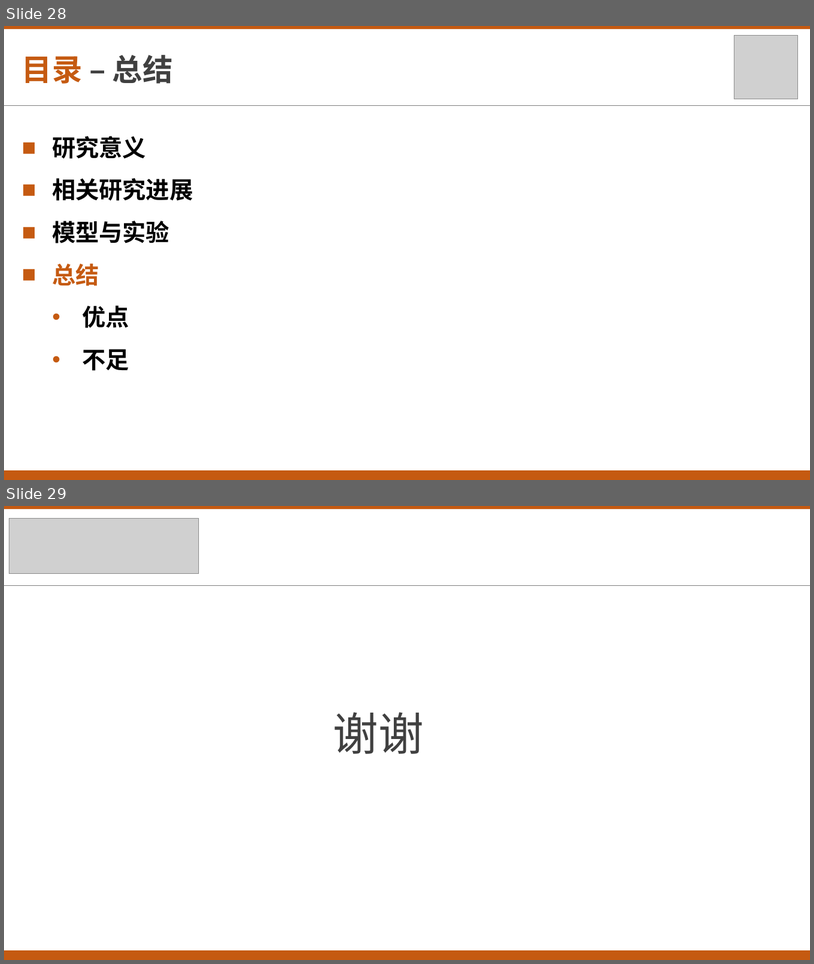
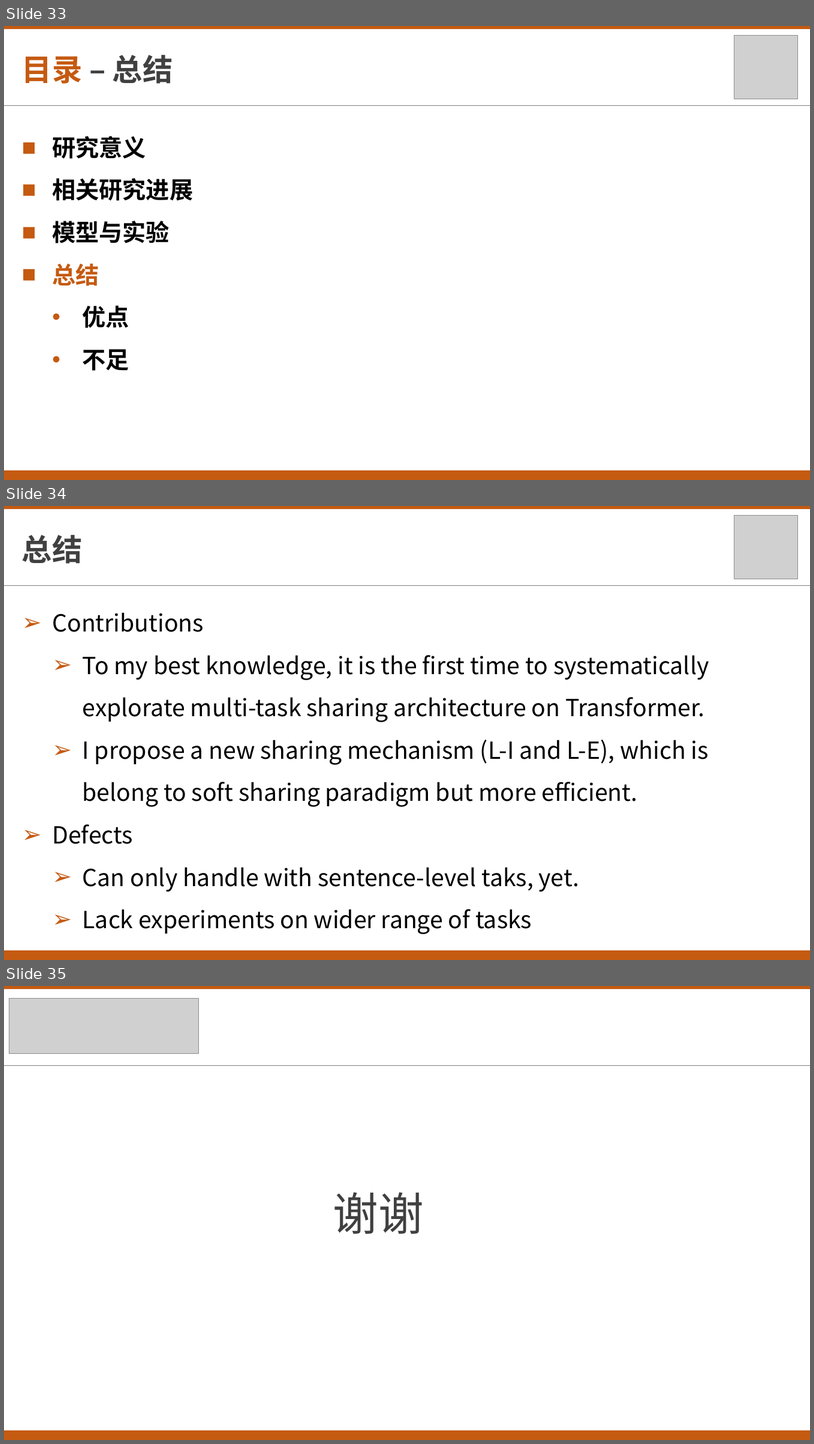
Before and after one commit to txsun1997/Bachelor-Thesis-XDU, a slide deck: materials/毕业设计答辩.pptx. Shown one above the other, each under a label of ours: slides 28 and 29 before the commit, slides 33, 34 and 35 after it. The pictures are 814x964 and 814x1444 pixels, drawn with LibreOffice and Linux fonts; fonts in the diff are those of the drawing; grey boxes stand for pictures. Boxes give left, top, right and bottom in pixels: in the first picture for what was removed or moved away, otherwise in the second. Text is boxed around its words. In the diff, an @@ line names an element or a change of style, - is before the commit and + after.

```diff
--- a/materials/毕业设计答辩.pptx
+++ b/materials/毕业设计答辩.pptx
@@ slide 34 added at (4, 506, 810, 960), background #FFFFFF @@
@@ rectangle added at (4, 506, 810, 509), fill #C55A11 @@
@@ picture added at (735, 515, 799, 579) @@
@@ text added at (22, 535, 83, 564), 36 pt, text #404040, bold @@
+总结
@@ line added from (4, 585) to (810, 585), #808080 0.5 pt @@
@@ text added at (52, 612, 709, 934), 28 pt, text #000000 @@
+➢ Contributions
+  ➢ To my best knowledge, it is the first time to systematically explorate multi-task sharing architecture on Transformer.
+  ➢ I propose a new sharing mechanism (L-I and L-E), which is belong to soft sharing paradigm but more efficient.
+➢ Defects
+  ➢ Can only handle with sentence-level taks, yet.
+  ➢ Lack experiments on wider range of tasks
@@ rectangle added at (4, 950, 810, 960), fill #C55A11 @@
@@ what was slide 28 is now slide 33 @@
@@ what was slide 29 is now slide 35 @@
```
Also in this commit, not shown: 6 slides changed, 5 other slides added.
